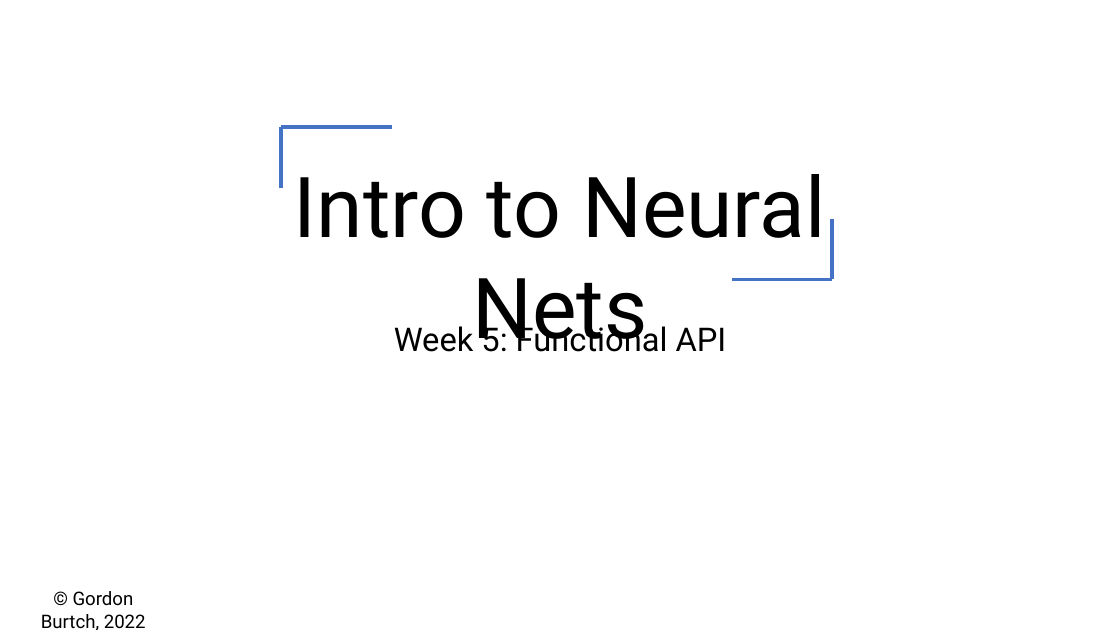
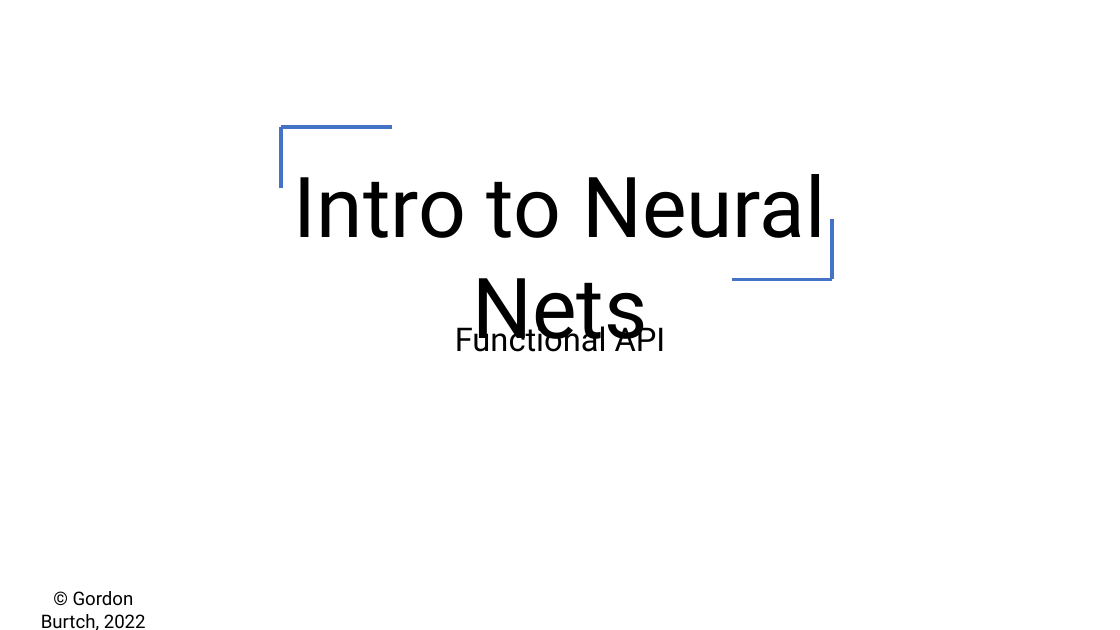
Before and after one commit to gburtch/BA865-2023, a slide deck: slide 1 of Lecture Materials/C/4 - FunctionalAPI.pptx. Drawn at 1120x630 pixels with LibreOffice and Linux fonts; fonts in the diff are those of the drawing. Boxes give left, top, right and bottom in pixels: in the first picture for what was removed or moved away, otherwise in the second. Text is boxed around its words. In the diff, an @@ line names an element or a change of style, - is before the commit and + after.

```diff
--- a/Lecture Materials/C/4 - FunctionalAPI.pptx
+++ b/Lecture Materials/C/4 - FunctionalAPI.pptx
@@ text at <box>455,322,666,352</box>: text changed @@
-Week 5: Functional API
+Functional API
```
Also in this commit, not shown: 1 other file.
